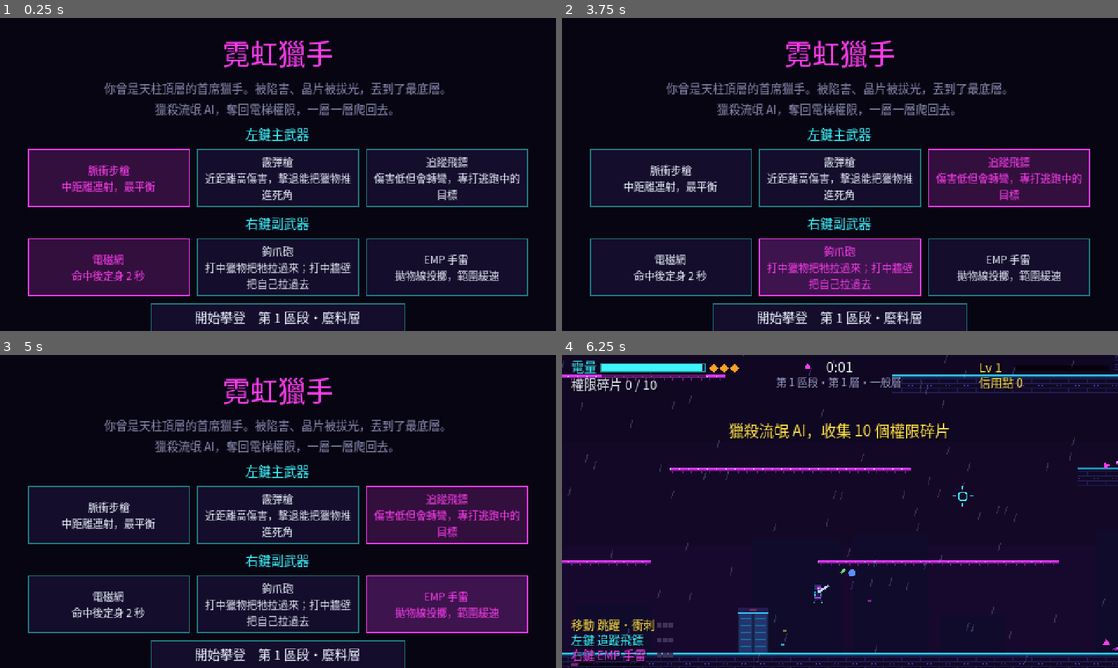
Above: before the commit, frames 1-4 (two rows, left to right).
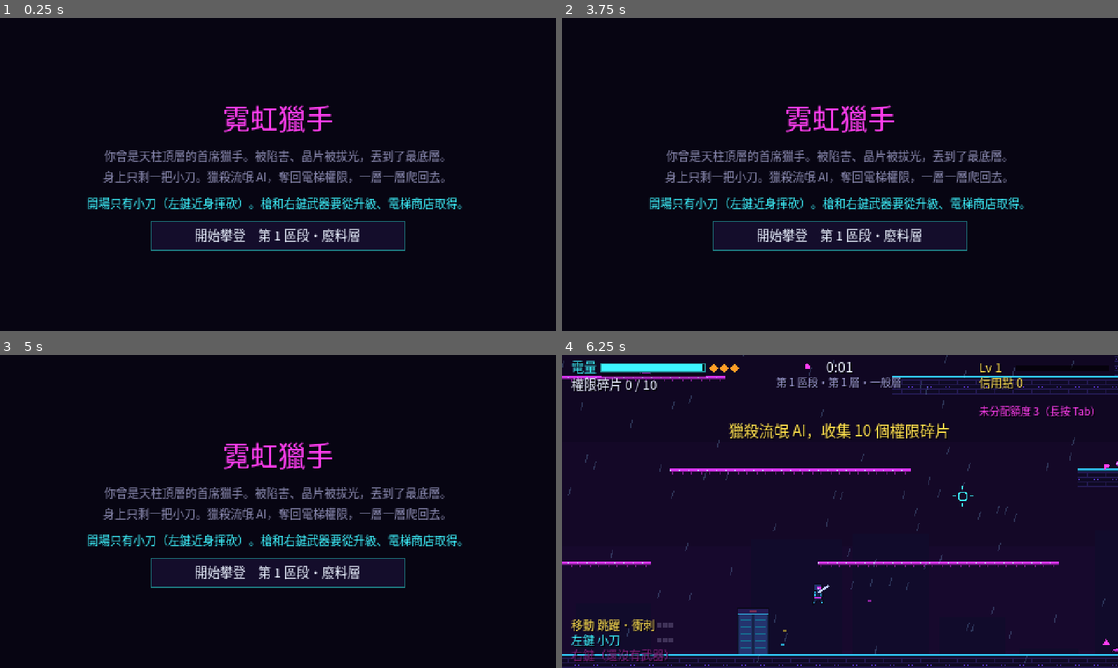
Above: after the commit, the same moments.

Repository: TWMavis/Neon-Hunter
Game: Godot game, scene res://scenes/menu/climb_start.tscn
Two runs of this game, one before a commit and one after it. Both use one fixed random seed, a clock stepped at 60 frames per second and the inputs below.
Inputs (mouse positions are in pixels of both pictures, inside the frame that each line leads up to):
- Up to frame 1 (0.25 s): no input
- Up to frame 2 (3.75 s): click (673, 177) at 0.5 s, where only the run before the commit has a clickable "脈衝步槍 中距離連射，最平衡"; click (840, 177) at 1.25 s, where only the run before the commit has a clickable "霰彈槍 近距離高傷害，擊退能把獵物推進死角"; click (1006, 177) at 2 s, where only the run before the commit has a clickable "追蹤飛鏢 傷害低但會轉彎，專打逃跑中的目標"; click (673, 268) at 2.75 s, where only the run before the commit has a clickable "電磁網 命中後定身 2 秒"; click (840, 268) at 3.5 s, where only the run before the commit has a clickable "鉤爪砲 打中獵物把牠拉過來；打中牆壁把自己拉過去"
- Up to frame 3 (5 s): click (444, 605) at 4.25 s, where only the run before the commit has a clickable "EMP 手雷 拋物線投擲，範圍緩速"
- Up to frame 4 (6.25 s): click "開始攀登 第 1 區段・廢料層" at 5 s; tap Enter at 5.75 s; move the mouse to (962, 495) at 5.77 s; hold D (move_right) from 5.78 s (still down); right-click (962, 495) at 5.85 s; click (962, 495) at 5.92 s; tap Space (jump) at 6.02 s

The runs differ from the first frame. In frame 1, 42% of the frame differs, in the area x 5-95%, y 7-100%; in frame 2, 42%; in frame 3, 42%; in frame 4, 7.9%.

Commit message:
Start each climb with only a knife; guns come from level-ups and the shop
- New starter weapon: knife (melee arc slash with knockback)
- Right-click slot starts empty; weapon cards are guaranteed while holding only the knife
- Elevator shop sells one weapon per visit
- New weapons replace the old one; fitting chips and capacity carry over
- Asset generator uses a fixed seed so regenerated audio is stable

Co-Authored-By: Claude Opus 5.5 (1M context) <noreply@anthropic.com>

Diff:
--- a/autoload/climb_state.gd
+++ b/autoload/climb_state.gd
@@ -12,7 +12,7 @@
 
 const FLOORS_PER_SECTION := 5     # 4 個一般樓層 + 1 個 Boss 層
 const PASSIVE_SLOTS := 4
-const START_ALLOCATION := 3      # 開局左鍵、右鍵、移動槽各分到 3 格（總額度 9）
+const START_ALLOCATION := 3      # 開局小刀、移動槽各分到 3 格，另外 3 格未分配（總額度 9）
 const MAX_CHIP_PLUS := 2
 const OVERCLOCK_CHARGES := 3          # 每次攀登的超頻機會
 const OVERCLOCK_BAR_MAX := 100.0      # 超頻條滿了回復一次超頻機會
@@ -24,8 +24,8 @@
 var xp := 0
 var total_capacity := START_ALLOCATION * 3   # 總晶片額度（每升一級、打倒 Boss 各 +1）
 var allocation: Dictionary = {}               # 技能 id -> 分配到的額度
-var primary := &"pulse_rifle"
-var secondary := &"em_net"
+var primary := &"knife"                 # 開場只有小刀
+var secondary := &""                     # 開場沒有右鍵武器
 var passives: Array[StringName] = []
 var owned: Dictionary = {}                 # 晶片 id -> 強化等級（0、1、2）
 var slot_of: Dictionary = {}               # 晶片 id -> 插在哪個技能；沒有的就在背包
@@ -36,6 +36,7 @@
 var credits := 0                           # 信用點：擊殺、通關獲得，在電梯商店花
 var shop_stock: Array[StringName] = []     # 電梯商店目前販賣的晶片
 var shop_rerolls := 0                      # 這次電梯刷新過幾次（刷新越多次越貴）
+var shop_weapon: StringName = &""          # 電梯商店這次賣的武器
 var bonus_chip_pick := false               # 黑市層通關後可以挑一枚晶片
 var section_cleared := false
 
@@ -47,7 +48,7 @@
 	new_climb(primary, secondary)  # 直接執行樓層場景（F6）時也有預設配置
 
 
-func new_climb(primary_id: StringName, secondary_id: StringName) -> void:
+func new_climb(primary_id: StringName = Catalog.STARTER_WEAPON, secondary_id: StringName = &"") -> void:
 	floor_index = 0
 	floor_type = &"normal"
 	level = 1
@@ -55,7 +56,9 @@
 	primary = primary_id
 	secondary = secondary_id
 	total_capacity = START_ALLOCATION * 3
-	allocation = {primary: START_ALLOCATION, secondary: START_ALLOCATION, Catalog.MOVEMENT: START_ALLOCATION}
+	allocation = {primary: START_ALLOCATION, Catalog.MOVEMENT: START_ALLOCATION}
+	if secondary != &"":
+		allocation[secondary] = START_ALLOCATION
 	passives.clear()
 	owned.clear()
 	slot_of.clear()
@@ -114,6 +117,8 @@
 const SHOP_REROLL_BASE := 15
 const SHOP_REROLL_STEP := 5
 const DIRECT_UPGRADE_MULT := 1.5
+const WEAPON_PRICE_PRIMARY := 60
+const WEAPON_PRICE_SECONDARY := 50
 
 ## 晶片售價：額度越高越貴；傳說加價、黑市便宜
 func chip_price(id: StringName) -> int:
@@ -159,6 +164,22 @@
 			pool.append(id)
 	pool.shuffle()
 	shop_stock.assign(pool.slice(0, SHOP_SIZE))
+	var weapons := weapon_options()
+	shop_weapon = weapons.pick_random() if not weapons.is_empty() else &""
+
+
+## 商店每次也賣一把武器
+func weapon_price(id: StringName) -> int:
+	return WEAPON_PRICE_PRIMARY if Catalog.PRIMARY_WEAPONS.has(id) else WEAPON_PRICE_SECONDARY
+
+
+func buy_weapon() -> String:
+	if shop_weapon == &"" or credits < weapon_price(shop_weapon):
+		return ""
+	credits -= weapon_price(shop_weapon)
+	var result := apply_card({"type": "weapon", "id": shop_weapon})
+	shop_weapon = &""
+	return result
 
 
 ## 買商店的晶片：沒有的就獲得（自動插上或放背包），已經有的就升級一級
@@ -187,12 +208,16 @@
 
 ## 目前持有的技能：左鍵、右鍵、移動、被動
 func skills() -> Array[StringName]:
-	var list: Array[StringName] = [primary, secondary, Catalog.MOVEMENT]
+	var list: Array[StringName] = [primary, Catalog.MOVEMENT]
+	if secondary != &"":
+		list.insert(1, secondary)
 	list.append_array(passives)
 	return list
 
 
 func has_item(id: StringName) -> bool:
+	if id == &"":
+		return false
 	return id == primary or id == secondary or id == Catalog.MOVEMENT or passives.has(id)
 
 
@@ -406,7 +431,54 @@
 		for id: StringName in Catalog.PASSIVES:
 			if not passives.has(id):
 				pool.append({"type": "passive", "id": id})
-	return _deal(pool, count)
+	var weapons := weapon_options()
+	for id in weapons:
+		pool.append({"type": "weapon", "id": id})
+	var cards := _deal(pool, count)
+	# 還拿著小刀或沒有右鍵武器時，保證第一張是槍
+	if needs_gun() and not cards.any(func(c: Dictionary) -> bool: return c["type"] == "weapon"):
+		var wanted := weapons.filter(func(id: StringName) -> bool:
+			return (primary == Catalog.STARTER_WEAPON and Catalog.PRIMARY_WEAPONS.has(id)) \
+				or (secondary == &"" and Catalog.SECONDARY_WEAPONS.has(id)))
+		if not wanted.is_empty():
+			cards[0] = {"type": "weapon", "id": wanted.pick_random()}
+	return cards
+
+
+## 還在用開場小刀，或還沒有右鍵武器
+func needs_gun() -> bool:
+	return primary == Catalog.STARTER_WEAPON or secondary == &""
+
+
+## 目前可以拿到的武器（手上已有的不算）
+func weapon_options() -> Array[StringName]:
+	var list: Array[StringName] = []
+	for id: StringName in Catalog.PRIMARY_WEAPONS:
+		if id != primary:
+			list.append(id)
+	for id: StringName in Catalog.SECONDARY_WEAPONS:
+		if id != secondary:
+			list.append(id)
+	return list
+
+
+## 換上新武器：左鍵或右鍵依武器種類決定。舊武器的晶片能插在新武器上的就跟著移過去，其餘放回背包；
+## 分配給舊武器的額度也轉給新武器
+func equip_weapon(id: StringName) -> void:
+	var is_primary := Catalog.PRIMARY_WEAPONS.has(id)
+	var old := primary if is_primary else secondary
+	for chip: StringName in chips_on(old):
+		if Catalog.chip(chip).fits(id):
+			slot_of[chip] = id
+		else:
+			slot_of.erase(chip)
+	allocation[id] = capacity_of(old) if old != &"" else 0
+	allocation.erase(old)
+	if is_primary:
+		primary = id
+	else:
+		secondary = id
+	_refresh()
 
 
 ## 寶箱、黑市：只出晶片
@@ -459,6 +531,12 @@
 		"passive":
 			var info: Array = Catalog.PASSIVES[id]
 			return PackedStringArray([info[0], "新被動技能（%d / %d 格）" % [passives.size() + 1, PASSIVE_SLOTS], info[1]])
+		"weapon":
+			var is_primary := Catalog.PRIMARY_WEAPONS.has(id)
+			var info: Array = Catalog.PRIMARY_WEAPONS[id] if is_primary else Catalog.SECONDARY_WEAPONS[id]
+			var old := primary if is_primary else secondary
+			var tag := ("新左鍵武器" if is_primary else "新右鍵武器") + ("・取代%s" % Catalog.item_name(old) if old != &"" else "")
+			return PackedStringArray([info[0], tag, info[1]])
 	return PackedStringArray(["緊急充電", "全部滿級", "電量回復 40"])
 
 
@@ -481,5 +559,9 @@
 			passives.append(id)
 			_refresh()
 			return "獲得被動：%s" % Catalog.PASSIVES[id][0]
+		"weapon":
+			equip_weapon(id)
+			var hand := "左鍵" if Catalog.PRIMARY_WEAPONS.has(id) else "右鍵"
+			return "%s換上：%s" % [hand, Catalog.item_name(id)]
 	RunState.add_energy(40.0)
 	return "電量回復 40"
--- a/data/catalog.gd
+++ b/data/catalog.gd
@@ -2,12 +2,18 @@
 extends RefCounted
 ## 資料表：晶片、共鳴、被動技能、武器。調平衡改這裡。
 
+## 開場唯一的武器；槍要在升級、寶箱、商店拿到
+const STARTER_WEAPON := &"knife"
+const STARTER_INFO := ["小刀", "近身揮砍，傷害高但要貼身"]
+
+## 可以取得的左鍵武器（取得後取代目前的左鍵武器）
 const PRIMARY_WEAPONS := {
 	&"pulse_rifle": ["脈衝步槍", "中距離連射，最平衡"],
 	&"shotgun": ["霰彈槍", "近距離高傷害，擊退能把獵物推進死角"],
 	&"homing_darts": ["追蹤飛鏢", "傷害低但會轉彎，專打逃跑中的目標"],
 }
 
+## 可以取得的右鍵武器（開場沒有右鍵武器）
 const SECONDARY_WEAPONS := {
 	&"em_net": ["電磁網", "命中後定身 2 秒"],
 	&"grapple": ["鉤爪砲", "打中獵物把牠拉過來；打中牆壁把自己拉過去"],
@@ -28,8 +34,8 @@
 ## 這些數值不管插在哪個技能上都是全身生效
 const BODY_KEYS: Array[StringName] = [&"pickup_range", &"energy_max", &"energy_drain", &"kill_energy", &"damage_taken"]
 
-const PRIMARY: Array[StringName] = [&"pulse_rifle", &"shotgun", &"homing_darts"]
-const DAMAGE_SKILLS: Array[StringName] = [&"pulse_rifle", &"shotgun", &"homing_darts", &"grapple", &"emp_grenade", &"drone", &"plasma_aura"]
+const PRIMARY: Array[StringName] = [&"knife", &"pulse_rifle", &"shotgun", &"homing_darts"]
+const DAMAGE_SKILLS: Array[StringName] = [&"knife", &"pulse_rifle", &"shotgun", &"homing_darts", &"grapple", &"emp_grenade", &"drone", &"plasma_aura"]
 const COOLDOWN_SKILLS: Array[StringName] = [&"em_net", &"grapple", &"emp_grenade", &"drone", &"plasma_aura", &"radar", &"shield"]
 
 static var _chips: Dictionary = {}
@@ -53,6 +59,8 @@
 
 
 static func item_name(id: StringName) -> String:
+	if id == STARTER_WEAPON:
+		return STARTER_INFO[0]
 	if id == MOVEMENT:
 		return MOVEMENT_INFO[0]
 	for table: Dictionary in [PRIMARY_WEAPONS, SECONDARY_WEAPONS, PASSIVES]:
--- a/scenes/menu/climb_start.gd
+++ b/scenes/menu/climb_start.gd
@@ -1,12 +1,7 @@
 extends Control
-## 攀登起點：選這次攀登的左鍵與右鍵武器，然後從第 1 區段第 1 層出發。
+## 攀登起點：開場只有一把小刀，從第 1 區段第 1 層出發。槍要在升級、電梯商店拿到。
 
 const GAME_SCENE := "res://scenes/game/game.tscn"
-
-var _primary := &"pulse_rifle"
-var _secondary := &"em_net"
-var _primary_group := ButtonGroup.new()
-var _secondary_group := ButtonGroup.new()
 
 
 func _ready() -> void:
@@ -24,18 +19,19 @@
 	var root := VBoxContainer.new()
 	root.set_anchors_and_offsets_preset(Control.PRESET_FULL_RECT, Control.PRESET_MODE_MINSIZE, 12)
 	root.alignment = BoxContainer.ALIGNMENT_CENTER
-	root.add_theme_constant_override("separation", 6)
+	root.add_theme_constant_override("separation", 8)
 	add_child(root)
 
 	var title := UiTheme.label("霓虹獵手", UiTheme.MAGENTA, 24)
 	title.horizontal_alignment = HORIZONTAL_ALIGNMENT_CENTER
 	root.add_child(title)
-	var story := UiTheme.label("你曾是天柱頂層的首席獵手。被陷害、晶片被拔光，丟到了最底層。\n獵殺流氓 AI，奪回電梯權限，一層一層爬回去。", UiTheme.DIM, 10)
+	var story := UiTheme.label("你曾是天柱頂層的首席獵手。被陷害、晶片被拔光，丟到了最底層。\n身上只剩一把小刀。獵殺流氓 AI，奪回電梯權限，一層一層爬回去。", UiTheme.DIM, 10)
 	story.horizontal_alignment = HORIZONTAL_ALIGNMENT_CENTER
 	root.add_child(story)
-
-	root.add_child(_section("左鍵主武器", Catalog.PRIMARY_WEAPONS, _primary_group, _primary, _on_primary))
-	root.add_child(_section("右鍵副武器", Catalog.SECONDARY_WEAPONS, _secondary_group, _secondary, _on_secondary))
+	var hint := UiTheme.label("開場只有小刀（左鍵近身揮砍）。槍和右鍵武器要從升級、電梯商店取得。", UiTheme.CYAN, 10)
+	hint.horizontal_alignment = HORIZONTAL_ALIGNMENT_CENTER
+	hint.autowrap_mode = TextServer.AUTOWRAP_ARBITRARY
+	root.add_child(hint)
 
 	var start := Button.new()
 	start.text = "開始攀登　第 1 區段・廢料層"
@@ -45,37 +41,6 @@
 	root.add_child(start)
 
 
-func _section(heading: String, table: Dictionary, group: ButtonGroup, selected: StringName, on_pick: Callable) -> VBoxContainer:
-	var box := VBoxContainer.new()
-	var label := UiTheme.label(heading, UiTheme.CYAN, 11)
-	label.horizontal_alignment = HORIZONTAL_ALIGNMENT_CENTER
-	box.add_child(label)
-	var row := HBoxContainer.new()
-	row.alignment = BoxContainer.ALIGNMENT_CENTER
-	row.add_theme_constant_override("separation", 6)
-	box.add_child(row)
-	for id: StringName in table:
-		var button := Button.new()
-		button.toggle_mode = true
-		button.button_group = group
-		button.button_pressed = id == selected
-		button.custom_minimum_size = Vector2(140, 40)
-		button.text = "%s\n%s" % [table[id][0], table[id][1]]
-		button.autowrap_mode = TextServer.AUTOWRAP_ARBITRARY
-		button.add_theme_font_size_override("font_size", 9)
-		button.pressed.connect(on_pick.bind(id))
-		row.add_child(button)
-	return box
-
-
-func _on_primary(id: StringName) -> void:
-	_primary = id
-
-
-func _on_secondary(id: StringName) -> void:
-	_secondary = id
-
-
 func _start() -> void:
-	ClimbState.new_climb(_primary, _secondary)
+	ClimbState.new_climb()
 	get_tree().change_scene_to_file(GAME_SCENE)
--- a/scenes/ui/card_picker.gd
+++ b/scenes/ui/card_picker.gd
@@ -61,6 +61,8 @@
 	var accent := UiTheme.CYAN
 	if card["type"] == "chip" or card["type"] == "upgrade":
 		accent = Catalog.chip(card["id"]).rarity_color()
+	elif card["type"] == "weapon":
+		accent = UiTheme.YELLOW
 	elif card["type"] == "passive":
 		accent = UiTheme.GREEN
 	col.add_child(UiTheme.label("%d" % (i + 1), UiTheme.DIM, 9))
--- a/scenes/ui/hud.gd
+++ b/scenes/ui/hud.gd
@@ -121,6 +121,9 @@
 		_skill_pips(Vector2(82, view.y - 26), weapons.primary.id)
 		_text(font, Vector2(8, view.y - 33), "移動 跳躍・衝刺", 10, YELLOW)
 		_skill_pips(Vector2(82, view.y - 39), Catalog.MOVEMENT)
+		if weapons.secondary == null:
+			_text(font, Vector2(8, view.y - 7), "右鍵（還沒有武器）", 10, MAGENTA.darkened(0.5))
+	if weapons and weapons.secondary:
 		var sec := weapons.secondary
 		var ready_ratio := 1.0 - sec.cooldown_ratio()
 		_text(font, Vector2(8, view.y - 7), "右鍵 " + sec.display_name, 10, MAGENTA)
--- a/scenes/ui/shop_panel.gd
+++ b/scenes/ui/shop_panel.gd
@@ -1,6 +1,6 @@
 class_name ShopPanel
 extends VBoxContainer
-## 電梯商店：隨機販賣晶片（買到已持有的晶片就升一級）、花錢刷新商品、
+## 電梯商店：每次賣一把武器和幾枚隨機晶片（買到已持有的晶片就升一級）、花錢刷新商品、
 ## 或花購買價 1.5 倍直接強化已持有的晶片。用信用點付款。
 
 signal changed
@@ -48,7 +48,15 @@
 
 	for child in _stock_box.get_children():
 		child.queue_free()
-	if ClimbState.shop_stock.is_empty():
+	if ClimbState.shop_weapon != &"":
+		var w := ClimbState.shop_weapon
+		var hand := "左鍵" if Catalog.PRIMARY_WEAPONS.has(w) else "右鍵"
+		var weapon_button := _item_button("%s（%s武器）\n%d 信用點" % [Catalog.item_name(w), hand, ClimbState.weapon_price(w)], UiTheme.YELLOW)
+		weapon_button.disabled = ClimbState.credits < ClimbState.weapon_price(w)
+		weapon_button.pressed.connect(_on_buy_weapon)
+		weapon_button.mouse_entered.connect(func() -> void: _message.text = "%s：%s" % [Catalog.item_name(w), ClimbState.describe_card({"type": "weapon", "id": w})[2]])
+		_stock_box.add_child(weapon_button)
+	if ClimbState.shop_stock.is_empty() and ClimbState.shop_weapon == &"":
 		_stock_box.add_child(UiTheme.label("賣完了", UiTheme.DIM, 9))
 	for id in ClimbState.shop_stock:
 		var c := Catalog.chip(id)
@@ -98,6 +106,13 @@
 	_after_change()
 
 
+func _on_buy_weapon() -> void:
+	var result := ClimbState.buy_weapon()
+	_message.text = result if result != "" else "信用點不足"
+	Audio.sfx("buy" if result != "" else "denied")
+	_after_change()
+
+
 func _on_upgrade(id: StringName) -> void:
 	var result := ClimbState.upgrade_direct(id)
 	_message.text = result if result != "" else "信用點不足"
--- /dev/null
+++ b/scenes/weapons/knife.gd
@@ -0,0 +1,31 @@
+class_name Knife
+extends Weapon
+## 小刀：開場唯一的武器。朝準心方向揮出一道弧形斬擊，範圍內的獵物都會被砍到並擊退。
+
+const REACH := 26.0
+const ARC_DOT := 0.25          # 跟準心方向的夾角小於約 75 度才砍得到
+const DAMAGE := 2.0
+
+
+func _init() -> void:
+	id = &"knife"
+	base_cooldown = 0.32
+
+
+func _fire(origin: Vector2, aim: Vector2) -> void:
+	var center := origin - aim * 6.0   # 從手的位置算起
+	for node in get_tree().get_nodes_in_group("prey"):
+		var prey := node as Prey
+		if prey == null or not prey.visible:
+			continue
+		var to_prey := prey.global_position - center
+		if to_prey.length() > REACH + prey.size.x * 0.5 or aim.dot(to_prey.normalized()) < ARC_DOT:
+			continue
+		prey.take_damage(DAMAGE * damage_mult(), id)
+		if is_instance_valid(prey):
+			prey.knockback(aim * 120.0)
+	var slash := Slash.new()
+	slash.position = center
+	slash.rotation = aim.angle()
+	slash.radius = REACH
+	_spawn(slash)
--- /dev/null
+++ b/scenes/weapons/slash.gd
@@ -0,0 +1,23 @@
+class_name Slash
+extends Node2D
+## 小刀揮砍的弧形殘影。
+
+const DURATION := 0.12
+
+var radius := 26.0
+var _t := 0.0
+
+
+func _process(delta: float) -> void:
+	_t += delta
+	if _t >= DURATION:
+		queue_free()
+		return
+	queue_redraw()
+
+
+func _draw() -> void:
+	var k := _t / DURATION
+	var sweep := lerpf(-1.2, 1.2, minf(k * 1.6, 1.0))
+	draw_arc(Vector2.ZERO, radius, -1.2, sweep, 12, Color(0.9, 1.0, 1.0, 1.0 - k), 2.0)
+	draw_arc(Vector2.ZERO, radius - 4.0, -1.0, sweep, 10, Color(0.24, 0.96, 1.0, 0.6 * (1.0 - k)), 1.0)
--- a/scenes/weapons/weapon_manager.gd
+++ b/scenes/weapons/weapon_manager.gd
@@ -1,12 +1,12 @@
 class_name WeaponManager
 extends Node2D
 ## 左鍵 = 主武器（按住連射，負責輸出）；右鍵 = 副武器（冷卻制，負責「抓住」獵物）。
-## 武器由這次攀登選的武器決定（ClimbState.primary / secondary）。
+## 開場只有小刀、沒有右鍵武器；升級卡、商店拿到槍後換上（ClimbState.primary / secondary）。
 
 const JAM_AFTER := 3.0     # 過熱槍管：連射超過 3 秒卡彈
 const JAM_TIME := 1.5
 const FIRE_SOUNDS := {
-	&"pulse_rifle": "shoot", &"shotgun": "shotgun", &"homing_darts": "dart",
+	&"knife": "slash", &"pulse_rifle": "shoot", &"shotgun": "shotgun", &"homing_darts": "dart",
 	&"em_net": "net", &"grapple": "hook", &"emp_grenade": "net",
 }
 
@@ -17,14 +17,32 @@
 
 
 func _ready() -> void:
-	primary = create(ClimbState.primary)
-	secondary = create(ClimbState.secondary)
-	add_child(primary)
-	add_child(secondary)
+	_sync()
+	ClimbState.loadout_changed.connect(_sync)
+
+
+## 換武器（升級卡、商店）後，重建對應的武器節點
+func _sync() -> void:
+	if primary == null or primary.id != ClimbState.primary:
+		if primary:
+			primary.queue_free()
+		primary = create(ClimbState.primary)
+		add_child(primary)
+	var want := ClimbState.secondary
+	if (secondary == null and want != &"") or (secondary and secondary.id != want):
+		if secondary:
+			secondary.queue_free()
+		secondary = create(want) if want != &"" else null
+		if secondary:
+			add_child(secondary)
 
 
 static func create(id: StringName) -> Weapon:
 	match id:
+		&"knife":
+			return Knife.new()
+		&"pulse_rifle":
+			return PulseRifle.new()
 		&"shotgun":
 			return Shotgun.new()
 		&"homing_darts":
@@ -35,7 +53,7 @@
 			return EmpGrenade.new()
 		&"em_net":
 			return EmNet.new()
-	return PulseRifle.new()
+	return Knife.new()
 
 
 func _physics_process(delta: float) -> void:
@@ -55,7 +73,7 @@
 				Audio.sfx(FIRE_SOUNDS.get(primary.id, "shoot"), -3.0)
 	else:
 		_held = 0.0
-	if Input.is_action_just_pressed("attack_secondary"):
+	if Input.is_action_just_pressed("attack_secondary") and secondary:
 		if secondary.try_fire(origin, player.aim_dir):
 			Audio.sfx(FIRE_SOUNDS.get(secondary.id, "net"))
 		else:
--- a/tests/smoke_test.gd
+++ b/tests/smoke_test.gd
@@ -22,6 +22,7 @@
 	await _test_shop()
 	await _test_pickup_falls()
 	await _test_counterattacks()
+	await _test_knife_start()
 	print("SMOKE TEST: %s (%d failures)" % ["PASS" if _failures == 0 else "FAIL", _failures])
 	get_tree().quit(_failures)
 
@@ -514,3 +515,37 @@
 	var lobs := game.get_tree().get_nodes_in_group("projectiles")[0].get_children().filter(func(n: Node) -> bool: return n is EnemyShot and (n as EnemyShot).explode_radius > 0.0).size()
 	_check(lobs >= 3, "boss throws 3 exploding junk shots (%d)" % lobs)
 	await _end(game)
+
+
+func _test_knife_start() -> void:
+	print("knife start:")
+	ClimbState.new_climb()
+	_check(ClimbState.primary == &"knife" and ClimbState.secondary == &"", "a new climb starts with only the knife")
+	_check(not ClimbState.skills().has(&""), "empty right-click slot is not a skill")
+	var cards := ClimbState.roll_level_up_cards()
+	_check(cards.any(func(c: Dictionary) -> bool: return c["type"] == "weapon"), "level-up always offers a gun while holding only the knife")
+	var game := await _new_game()
+	_check(game.player.weapons.primary is Knife and game.player.weapons.secondary == null, "player holds the knife, right click empty")
+	var rat := _prey_of(game, Prey.Kind.RAT)
+	if rat:
+		game.player.global_position = rat.global_position + Vector2(-14, -4)
+		var hp := rat.hp
+		var aim := game.player.global_position.direction_to(rat.global_position)
+		game.player.weapons.primary.try_fire(game.player.global_position + aim * 10.0, aim)
+		await _frames(2)
+		_check(not is_instance_valid(rat) or rat.hp < hp, "knife slash hits a rat next to you")
+	ClimbState.owned[&"kinetic"] = 0
+	ClimbState.equip(&"kinetic", &"knife")
+	ClimbState.apply_card({"type": "weapon", "id": &"shotgun"})
+	await _frames(2)
+	_check(ClimbState.primary == &"shotgun" and game.player.weapons.primary is Shotgun, "picking a gun card swaps the knife for the shotgun")
+	_check(ClimbState.chip_on(&"shotgun", &"kinetic") and ClimbState.capacity_of(&"shotgun") == 3, "chips and capacity move to the new gun")
+	ClimbState.apply_card({"type": "weapon", "id": &"em_net"})
+	await _frames(2)
+	_check(game.player.weapons.secondary is EmNet, "picking a right-click weapon fills the empty slot")
+	ClimbState.credits = 100
+	ClimbState.open_shop()
+	var w := ClimbState.shop_weapon
+	_check(w != &"" and w != &"shotgun" and w != &"em_net", "shop sells a weapon you don't have (%s)" % w)
+	_check(ClimbState.buy_weapon() != "" and (ClimbState.primary == w or ClimbState.secondary == w), "buy the weapon from the shop")
+	await _end(game)
--- a/tools/generate_assets.gd
+++ b/tools/generate_assets.gd
@@ -19,6 +19,7 @@
 
 
 func _init() -> void:
+	seed(20261023)   # 固定亂數，重新產生時音檔不會每次都不同
 	DirAccess.make_dir_recursive_absolute(ProjectSettings.globalize_path("res://art"))
 	DirAccess.make_dir_recursive_absolute(ProjectSettings.globalize_path("res://audio"))
 	_make_art()
@@ -434,6 +435,7 @@
 	_save("charge", _mix([_sweep(0.35, 70.0, 150.0, "saw", 0.4), _noise(0.35, 0.25, 1200.0)]))
 	_save("blink", _sweep(0.12, 2200.0, 500.0, "sine", 0.3))
 	_save("mine", _notes([1800.0, 1800.0], 0.03, "square", 0.2))
+	_save("slash", _mix([_noise(0.1, 0.45, 7000.0, true), _sweep(0.08, 900.0, 300.0, "triangle", 0.2)]))
 
 
 func _wave(shape: String, phase: float) -> float:
Not shown, changed: README.md
Not shown, changed: audio/burrow.wav
Not shown, changed: audio/charge.wav
Not shown, changed: audio/dash.wav
Not shown, changed: audio/explode.wav
Not shown, changed: audio/hit.wav
Not shown, changed: audio/hook.wav
Not shown, changed: audio/hunter.wav
Not shown, changed: audio/hurt.wav
Not shown, changed: audio/kill.wav
Not shown, changed: audio/music_hunt.wav
Not shown, changed: audio/shotgun.wav
(and 2 more such lines)
